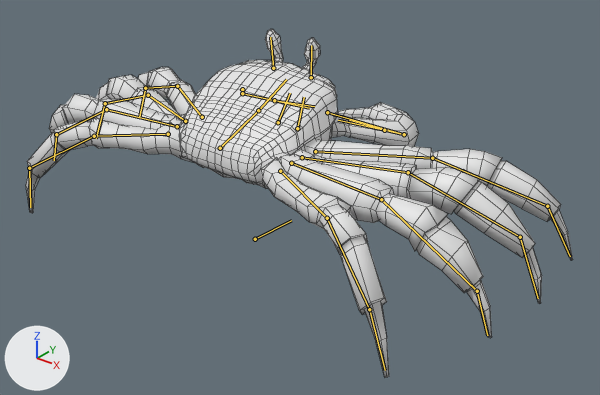
A saved change to the Blender file Crab.blend.
Both versions are drawn from a 50 mm camera at (3.79, -4.59, 3.13) aimed at (0.27, -0.2, 0.41). Lighting does not change. The marker at lower left points along +X, +Y and +Z. The bones that bend it are drawn over the model as lines. Mesh edges are drawn as thin lines.

Objects in the first picture: 'Crab'.
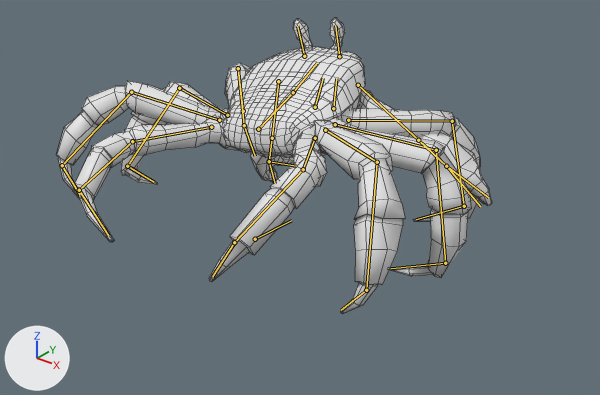
The newer file adds an action. The first version stands in its rest pose; the second is drawn at frame 50 of the action 'Walk Cycle Left'.

Location of each change, [x1, y1, x2, y2] in pixels of the pictures (600 x 395 px):
'Crab', posed (20% narrower, 15% shorter): before [26, 29, 573, 377]; after [57, 18, 492, 314]
bone 'Spine', root to tip: before (220, 148) to (258, 110); after (258, 129) to (293, 92)
bone 'Pincer.1.R', root to tip: before (384, 130) to (338, 120); after (446, 166) to (480, 206)
bone 'Pincer.2.R', root to tip: before (384, 130) to (349, 120); after (446, 166) to (488, 197)
bone 'Pincer.1.L', root to tip: before (274, 100) to (309, 108); after (269, 161) to (296, 166)

What changed in the scene script:
```text
Change bone_ctr_pincer_r:
    where bone_ctr_pincer_r = bpy.data.objects['Armature'].pose.bones['CTR.Pincer.R']  # child of 'Root'
    bone_ctr_pincer_r.location: (0.0, 0.0, 0.0) -> (1.17, -0.04, -0.5)
Change bone_ctr_pincer_l:
    where bone_ctr_pincer_l = bpy.data.objects['Armature'].pose.bones['CTR.Pincer.L']  # child of 'Root'
    bone_ctr_pincer_l.location: (0.0, 0.0, 0.0) -> (-0.22, 0.02, -0.91)
Change bone_pincer_pole_l:
    where bone_pincer_pole_l = bpy.data.objects['Armature'].pose.bones['Pincer.Pole.L']  # child of 'CTR.Pincer.L'
    bone_pincer_pole_l.location: (0.0, 0.0, 0.0) -> (-0.4, 0.05, -1.19)
Change bone_ik_ctrl_r_leg_1:
    where bone_ik_ctrl_r_leg_1 = bpy.data.objects['Armature'].pose.bones['Ik.Ctrl.R.Leg.1']  # child of 'Root'
    bone_ik_ctrl_r_leg_1.location: (0.0, 0.0, 0.0) -> (-0.33, -1.39, -0.3)
Change bone_ik_ctrl_r_leg_2:
    where bone_ik_ctrl_r_leg_2 = bpy.data.objects['Armature'].pose.bones['Ik.Ctrl.R.Leg.2']  # child of 'Root'
    bone_ik_ctrl_r_leg_2.location: (0.0, 0.0, 0.0) -> (-0.1, -1.15, -0.25)
Change bone_ik_ctrl_r_leg_3:
    where bone_ik_ctrl_r_leg_3 = bpy.data.objects['Armature'].pose.bones['Ik.Ctrl.R.Leg.3']  # child of 'Root'
    bone_ik_ctrl_r_leg_3.location: (0.0, 0.0, 0.0) -> (0.29, -0.86, -0.02)
Change bone_ik_ctrl_r_leg_4:
    where bone_ik_ctrl_r_leg_4 = bpy.data.objects['Armature'].pose.bones['Ik.Ctrl.R.Leg.4']  # child of 'Root'
    bone_ik_ctrl_r_leg_4.location: (0.0, 0.0, 0.0) -> (0.23, -1.19, 0.23)
Change bone_ik_ctrl_l_leg_1:
    where bone_ik_ctrl_l_leg_1 = bpy.data.objects['Armature'].pose.bones['Ik.Ctrl.L.Leg.1']  # child of 'Root'
    bone_ik_ctrl_l_leg_1.location: (0.0, 0.0, 0.0) -> (0.43, -1.1, -0.26)
Change bone_ik_ctrl_l_leg_2:
    where bone_ik_ctrl_l_leg_2 = bpy.data.objects['Armature'].pose.bones['Ik.Ctrl.L.Leg.2']  # child of 'Root'
    bone_ik_ctrl_l_leg_2.location: (0.0, 0.0, 0.0) -> (-0.26, -1.08, -0.04)
Change bone_ik_ctrl_l_leg_3:
    where bone_ik_ctrl_l_leg_3 = bpy.data.objects['Armature'].pose.bones['Ik.Ctrl.L.Leg.3']  # child of 'Root'
    bone_ik_ctrl_l_leg_3.location: (0.0, 0.0, 0.0) -> (-0.38, -0.91, 0.09)
Change bone_ik_ctrl_l_leg_4:
    where bone_ik_ctrl_l_leg_4 = bpy.data.objects['Armature'].pose.bones['Ik.Ctrl.L.Leg.4']  # child of 'Root'
    bone_ik_ctrl_l_leg_4.location: (0.0, 0.0, 0.0) -> (-0.31, -1.4, 0.26)
Change bone_spine:
    where bone_spine = bpy.data.objects['Armature'].pose.bones['Spine']  # child of 'Root'
    bone_spine.location: (0.0, 0.0, 0.0) -> (-0.02, 0.4, -0.15)
    bone_spine.rotation_quaternion: (1.0, 0.0, 0.0, 0.0) -> (0.996, 0.009, -0.091, 0.01)  # degrees (0, 0, 0) -> degrees (1, -10, 1)
Change bone_pincer_1_r:
    where bone_pincer_1_r = bpy.data.objects['Armature'].pose.bones['Pincer.1.R']  # child of 'Claw.2.R'
    bone_pincer_1_r.rotation_quaternion: (1.0, 0.0, 0.0, 0.0) -> (0.992, 0.06, -0.007, -0.112)  # degrees (0, 0, 0) -> degrees (7, 0, -13)
Change bone_pincer_2_r:
    where bone_pincer_2_r = bpy.data.objects['Armature'].pose.bones['Pincer.2.R']  # child of 'Claw.2.R'
    bone_pincer_2_r.rotation_quaternion: (1.0, 0.0, 0.0, 0.0) -> (0.979, 0.135, 0.034, -0.149)  # degrees (0, 0, 0) -> degrees (15, 6, -17)
Change bone_pincer_1_l:
    where bone_pincer_1_l = bpy.data.objects['Armature'].pose.bones['Pincer.1.L']  # child of 'Claw.2.L'
    bone_pincer_1_l.rotation_quaternion: (1.0, 0.0, 0.0, 0.0) -> (0.967, -0.093, 0.173, -0.16)  # degrees (0, 0, 0) -> degrees (-14, 18, -21)
```
